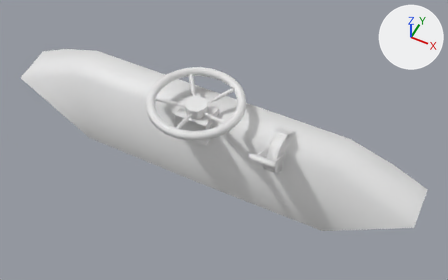
The FBX model Assets/Ship/Bridge/Helm Station.fbx: old version first, new version second.
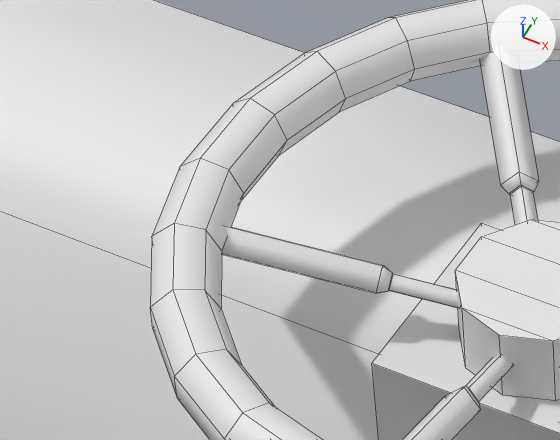
There are two pictures of each version: one whole from a camera (50 mm lens) standing at (0.0222, -0.0802, -0.0727) and looking at (0.0018, -0.0394, -0.1237), one close up on the part from 28% to 44% of the width and 24% to 44% of the height. Every picture has the same lights, and +X, +Y and +Z are marked at upper right. The older version's two pictures come first. The close-ups show mesh edges as thin lines. Where no turn or scale is listed for an object, it has been applied to the vertices.

The first close-up shows 'Helm', 'Helm Station'.
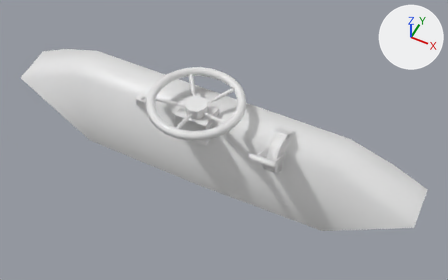
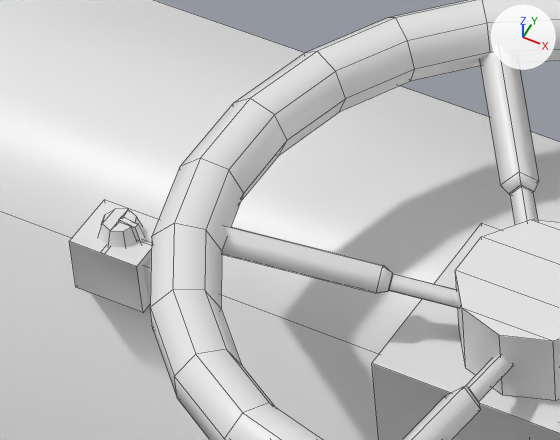
Pixel boxes [x1, y1, x2, y2] of what changed, in the close-ups (560 x 440 px; the box of a moved part takes in the faces that stretch with it):
'Helm Station', reshaped
    both: [0, 0, 560, 440]
'Tambler', added
    after: [98, 209, 145, 248]
part 1 of me_cube_003, added
    after: [69, 200, 158, 312]
part 2 of me_cube_003, moved or reshaped
    both: [0, 212, 379, 440]
part 3 of me_cube_003, added
    after: [101, 240, 152, 254]

Edits to the bpy script that builds the scene:
```text
Change mat_helm_station:
    mat_helm_station.roughness: 0.5 -> 0.4
Change me_cube_003:
    used by ob_helm_station; location = (0.0, 0.0, 0.0)
    verts and faces of me_cube_003; kept vertices keep their numbers, new ones are numbered from 104
    before: 6 (0.0, -0.0425, -0.1287), 14 (-0.015, -0.0424, -0.1287)
    remove me_cube_003.from_pydata(...)  # 104 vertices, 99 faces; spans x -0.0235..0.0235, y -0.0446..-0.0306, z -0.1287..-0.1165
    add me_cube_003.from_pydata(...)  # 122 vertices, 107 faces; spans x -0.0235..0.0235, y -0.0446..-0.0306, z -0.1292..-0.1165
    me_cube_003 part 1: the loose piece of 8 vertices spanning x -0.0018..0.0018, y -0.0434..-0.0405, z -0.1206..-0.1177 is copied, and the copy is scaled about its middle by (0.3, 0.309, 0.3), then moved by (-0.0064, -0.0002, 0.0003); it spans x -0.0069..-0.0059, y -0.0426..-0.0417, z -0.1193..-0.1184
    me_cube_003 part 2
    add verts[6] = (0.0, -0.0425, -0.1292)  # moved
    add verts[14] = (-0.015, -0.0424, -0.1292)  # moved
    me_cube_003 part 3
    add verts[104] = (-0.0064, -0.0423, -0.1213)
    add verts[106] = (-0.0059, -0.0422, -0.1184)  # pixel (151, 245)
    add verts[107] = (-0.0062, -0.0422, -0.1184)
    add verts[108] = (-0.0059, -0.0421, -0.1184)
    add verts[109] = (-0.0062, -0.0421, -0.1184)
    add verts[110] = (-0.0065, -0.0426, -0.1184)  # pixel (100, 252)
    add verts[111] = (-0.0065, -0.0423, -0.1184)
    add verts[112] = (-0.0064, -0.0426, -0.1184)  # pixel (104, 253)
    add verts[113] = (-0.0064, -0.0423, -0.1184)
    add faces += [(106, 108, 109, 107), (110, 112, 113, 111)]
    other edits to the shape of me_cube_003 do not show in these pictures
Add me_cube:
    me_cube.from_pydata(...)  # 26 vertices, 23 faces; spans x -0.000342..0.000361, y -0.000332..0.000332, z -0.000064..0.000277
    me_cube.materials.append(mat_helm_station)  # white #e7e7e7
Add ob_tambler:
    ob_tambler = bpy.data.objects.new('Tambler', me_cube)
    ob_tambler.location = (-0.00641, -0.04214, -0.1184)
```
